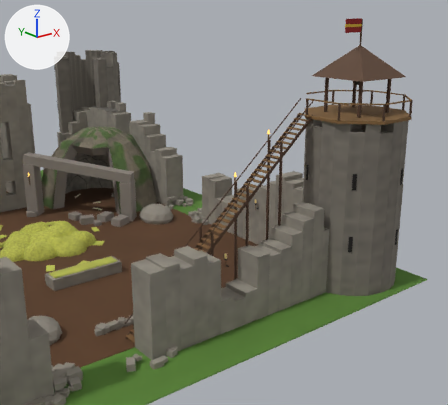
The glTF model openttd/media/baseset/decouple/objekty/prumysl/draci_farma.glb: old version first, new version second.
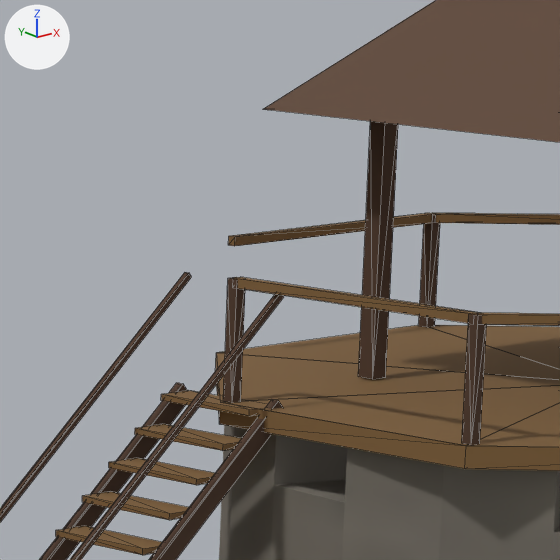
Each version is shown from a 50 mm lens placed at (9.65, -21.48, 17.44), pointed at (32.85, 7.51, 5.84), then close up on the part from 62% to 78% of the width and 15% to 34% of the height. The lights are fixed; the arrows at upper left show +X, +Y and +Z. The first two pictures are the older version. The close-ups show mesh edges as thin lines. Where no turn or scale is listed for an object, it has been applied to the vertices. Vertices at exactly the same position are counted once.

Script lines for the objects in view, before the commit:
```python
me_mesh_0 = bpy.data.meshes.new('Mesh_0')
me_mesh_0.from_pydata(...)  # 8690 vertices, 13568 faces; spans x 2.0..46.4, y -44.4..0.0, z 0.6..17.3
me_mesh_0.materials.append(mat_atlas)
me_mesh_3 = bpy.data.meshes.new('Mesh_3')
me_mesh_3.from_pydata(...)  # 200 vertices, 304 faces; spans x 39.31..45.67, y -43.79..-37.43, z 12.3..18.15
me_mesh_3.materials.append(mat_draci_zricenina)
# before: 58 (39.37, -39.33, 13.41) at pixel (232, 287), 59 (39.45, -39.33, 13.41), 62 (39.37, -39.33, 13.49) at pixel (233, 277), 65 (39.45, -39.33, 13.49) at pixel (240, 276)
me_mesh_6 = bpy.data.meshes.new('Mesh_6')
me_mesh_6.from_pydata(...)  # 370 vertices, 556 faces; spans x 26.5..45.7, y -43.8..-37.4, z 1.5..12.5
me_mesh_6.materials.append(mat_draci_zricenina)
ob_mesh_0 = bpy.data.objects.new('Mesh_0', me_mesh_0)
ob_mesh_0.location = (-1.995, 44.4, -1.297)
ob_mesh_3 = bpy.data.objects.new('Mesh_3', me_mesh_3)
ob_mesh_3.location = (-1.995, 44.4, -1.297)
ob_mesh_6 = bpy.data.objects.new('Mesh_6', me_mesh_6)
ob_mesh_6.location = (-1.995, 44.4, -1.297)
# also in view: 'Mesh_4' at (31.0, 5.21, 6.04)
```
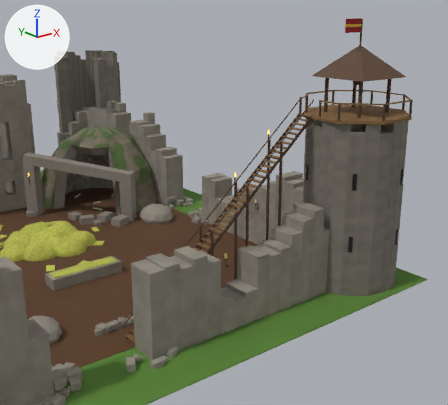
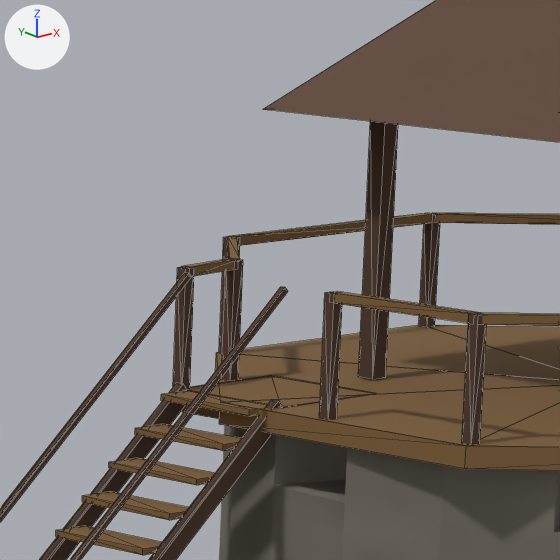
Location of each change, (x1, y1, x2, y2) in pixels of the close-ups (560 x 560 px; the box of a moved part takes in the faces that stretch with it):
```json
{"object": "Mesh_3", "change": "reshaped", "before": [215, 0, 560, 471], "after": [173, 0, 560, 471]}
{"part": 1, "of": "me_mesh_3", "change": "added", "after": [181, 405, 219, 419]}
{"part": 2, "of": "me_mesh_3", "change": "moved or reshaped", "before": [223, 277, 245, 403], "after": [219, 237, 240, 354]}
{"part": 3, "of": "me_mesh_3", "change": "added", "after": [319, 292, 342, 420], "on screen": "brown"}
{"part": 4, "of": "me_mesh_3", "change": "added", "after": [221, 260, 243, 381], "on screen": "brown"}
{"part": 5, "of": "me_mesh_3", "change": "added", "after": [173, 267, 194, 389], "on screen": "brown"}
{"part": 6, "of": "me_mesh_3", "change": "moved or reshaped", "before": [233, 277, 479, 323], "after": [330, 291, 479, 323]}
{"part": 7, "of": "me_mesh_3", "change": "added", "after": [182, 236, 240, 276], "on screen": "brown"}
{"part": 8, "of": "me_mesh_6", "change": "added", "after": [185, 375, 376, 408], "on screen": "brown"}
```

The change, as JSON lines over the scene's bpy script:
```json
{"block": "me_mesh_3", "where": "# used by ob_mesh_3; location = (-1.995, 44.4, -1.297)"}
{"block": "me_mesh_3", "where": "# verts and faces of me_mesh_3; kept vertices keep their numbers, new ones are numbered from 200"}
{"op": "remove", "block": "me_mesh_3", "code": "me_mesh_3.from_pydata(...)  # 200 vertices, 304 faces; spans x 39.31..45.67, y -43.79..-37.43, z 12.3..18.15"}
{"op": "add", "block": "me_mesh_3", "code": "me_mesh_3.from_pydata(...)  # 248 vertices, 376 faces; spans x 39.31..45.67, y -43.79..-37.43, z 12.3..18.15"}
{"block": "me_mesh_3", "change": "me_mesh_3 part 1: a new loose piece, a box spanning x 39.49..40.62, y -39.8..-38.62, z 12.3..12.48, in mat_draci_zricenina"}
{"block": "me_mesh_3", "change": "me_mesh_3 part 2: the loose piece of 8 vertices spanning x 39.36..39.46, y -39.38..-39.28, z 12.48..13.48 is moved by (1.81, 1.81, 0.0)"}
{"block": "me_mesh_3", "change": "me_mesh_3 part 3: a new loose piece, a box spanning x 39.358..39.457, y -40.442..-40.343, z 12.477..13.477, in mat_draci_zricenina"}
{"block": "me_mesh_3", "change": "me_mesh_3 part 4: a new loose piece, a box spanning x 40.148..40.247, y -38.593..-38.491, z 12.477..13.477, in mat_draci_zricenina"}
{"block": "me_mesh_3", "change": "me_mesh_3 part 5: a new loose piece, a box spanning x 39.494..39.593, y -38.672..-38.573, z 12.477..13.477, in mat_draci_zricenina"}
{"block": "me_mesh_3", "change": "me_mesh_3 part 6"}
{"op": "add", "block": "me_mesh_3", "code": "for i in [58, 59, 62, 65]: verts[i] += (0.0, -1.06, 0.0)"}
{"block": "me_mesh_3", "change": "me_mesh_3 part 7"}
{"block": "me_mesh_3", "change": "8 vertices are added at x 39.54..41.24, y -38.66..-37.5, z 13.41"}
{"block": "me_mesh_3", "change": "8 new vertices lie (0.0, 0.0, 0.08) away from vertices in x 39.54..41.24, y -38.66..-37.5, z 13.41"}
{"block": "me_mesh_3", "change": "24 new faces join them"}
{"block": "me_mesh_6", "where": "# used by ob_mesh_6; location = (-1.995, 44.4, -1.297)"}
{"op": "remove", "block": "me_mesh_6", "code": "me_mesh_6.from_pydata(...)  # 370 vertices, 556 faces; spans x 26.5..45.7, y -43.8..-37.4, z 1.5..12.5"}
{"op": "add", "block": "me_mesh_6", "code": "me_mesh_6.from_pydata(...)  # 378 vertices, 568 faces; spans x 26.5..45.7, y -43.8..-37.4, z 1.5..12.5"}
{"block": "me_mesh_6", "change": "me_mesh_6 part 8: a new loose piece, a box spanning x 39.494..40.618, y -39.802..-38.621, z 12.477..12.483, in mat_draci_zricenina"}
```
